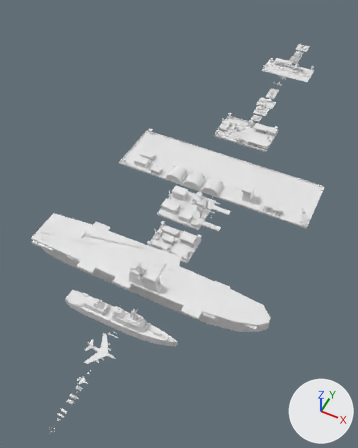
What one commit did to the Blender file models.blend.
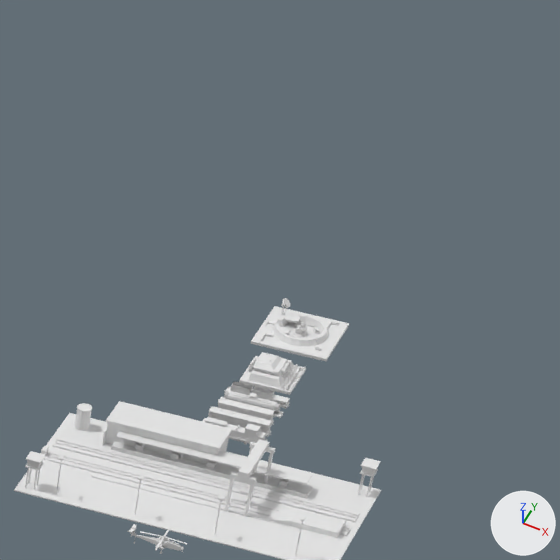
Each version is shown whole from a 50 mm lens placed at (208.0, -110.0, 546.0), pointed at (-32.0, 369.0, -53.0), then close up on the part from 72% to 95% of the width and 0% to 18% of the height. Lighting does not change. The marker at lower right points along +X, +Y and +Z. The older version's two pictures come first.

In view in the first close-up: '27_Rail_Yard', '29_Train_Coach', '31_Train_Tank_Wagon', '33_AT_Pillbox', '34_AA_Position' and 4 more.
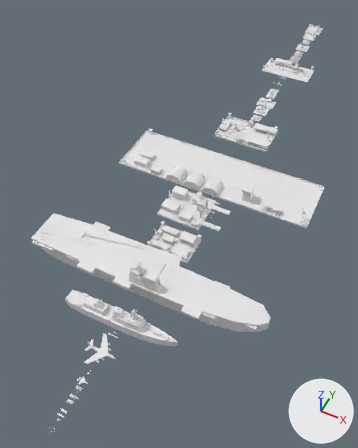
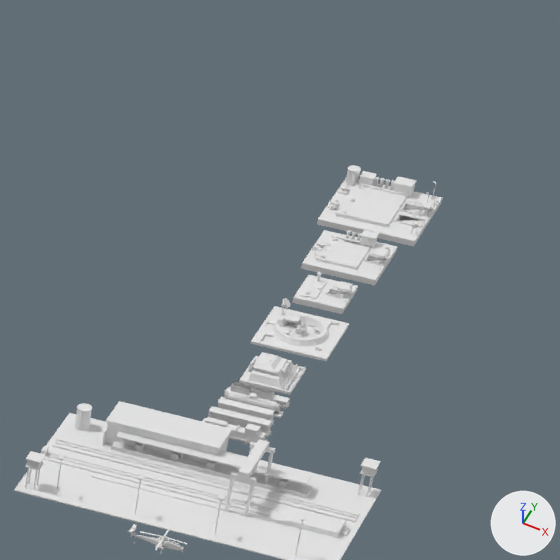
Where the change shows, as pixel boxes (x1, y1, x2, y2) in the close-ups (560 x 560 px):
```json
{"object": "37_Shelter_Large", "change": "added", "after": [317, 165, 442, 246], "faces in mat_mil_turf (white #e7e7e7)": [317, 178, 442, 246], "faces in mat_mil_concrete (white #e7e7e7)": [326, 171, 437, 235], "faces in mat_mil_steel_lt (white #e7e7e7)": [332, 170, 436, 234], "faces in mat_mil_gunmetal (white #e7e7e7)": [338, 165, 406, 221]}
{"object": "36_Shelter_Medium", "change": "added", "after": [301, 230, 397, 285], "faces in mat_mil_turf (white #e7e7e7)": [301, 230, 397, 285], "faces in mat_mil_concrete (white #e7e7e7)": [311, 230, 390, 270]}
{"object": "35_Shelter_Small", "change": "added", "after": [292, 272, 358, 314], "faces in mat_mil_turf (white #e7e7e7)": [292, 275, 358, 314], "faces in mat_mil_concrete (white #e7e7e7)": [305, 276, 352, 302]}
```

Scene script edits in JSON lines:
```json
{"op": "add", "block": "mat_mil_turf", "code": ["mat_mil_turf = principled_material('MIL_turf')", "mat_mil_turf.base_color = (0.8, 0.8, 0.8)  # white #e7e7e7"]}
{"op": "add", "block": "me_37_shelter_large", "code": ["me_37_shelter_large = bpy.data.meshes.new('37_Shelter_Large')", "me_37_shelter_large.from_pydata(...)  # 1952 vertices, 1984 faces; spans x -16.0..16.0, y -16.0..16.0, z 0.0..8.2", "me_37_shelter_large.materials.append(mat_mil_turf)  # white #e7e7e7", "me_37_shelter_large.materials.append(mat_mil_concrete)  # white #e7e7e7", "me_37_shelter_large.materials.append(mat_mil_steel_lt)  # white #e7e7e7", "me_37_shelter_large.materials.append(mat_mil_black)  # white #e7e7e7", "me_37_shelter_large.materials.append(mat_mil_gunmetal)  # white #e7e7e7", "me_37_shelter_large.materials.append(mat_mil_timber)  # white #e7e7e7", "me_37_shelter_large.materials.append(mat_mil_olive_dk)  # white #e7e7e7", "me_37_shelter_large.materials.append(mat_mil_white)  # white #e7e7e7", "me_37_shelter_large.materials.append(mat_mil_navy)  # white #e7e7e7"]}
{"op": "add", "block": "me_36_shelter_medium", "code": ["me_36_shelter_medium = bpy.data.meshes.new('36_Shelter_Medium')", "me_36_shelter_medium.from_pydata(...)  # 1284 vertices, 1298 faces; spans x -12.0..12.0, y -12.0..12.0, z 0.0..5.2", "# faces by material slot: [78, 484, 368, 96, 248, 12, 12]", "me_36_shelter_medium.materials.append(mat_mil_turf)  # white #e7e7e7", "me_36_shelter_medium.materials.append(mat_mil_concrete)  # white #e7e7e7", "me_36_shelter_medium.materials.append(mat_mil_steel_lt)  # white #e7e7e7", "me_36_shelter_medium.materials.append(mat_mil_black)  # white #e7e7e7", "me_36_shelter_medium.materials.append(mat_mil_gunmetal)  # white #e7e7e7", "me_36_shelter_medium.materials.append(mat_mil_white)  # white #e7e7e7", "me_36_shelter_medium.materials.append(mat_mil_navy)  # white #e7e7e7"]}
{"op": "add", "block": "me_35_shelter_small", "code": ["me_35_shelter_small = bpy.data.meshes.new('35_Shelter_Small')", "me_35_shelter_small.from_pydata(...)  # 636 vertices, 634 faces; spans x -8.0..8.0, y -8.0..8.0, z 0.0..5.0", "# faces by material slot: [42, 266, 184, 32, 98, 6, 6]", "me_35_shelter_small.materials.append(mat_mil_turf)  # white #e7e7e7", "me_35_shelter_small.materials.append(mat_mil_concrete)  # white #e7e7e7", "me_35_shelter_small.materials.append(mat_mil_steel_lt)  # white #e7e7e7", "me_35_shelter_small.materials.append(mat_mil_black)  # white #e7e7e7", "me_35_shelter_small.materials.append(mat_mil_gunmetal)  # white #e7e7e7", "me_35_shelter_small.materials.append(mat_mil_white)  # white #e7e7e7", "me_35_shelter_small.materials.append(mat_mil_navy)  # white #e7e7e7"]}
{"op": "add", "block": "ob_37_shelter_large", "code": ["ob_37_shelter_large = bpy.data.objects.new('37_Shelter_Large', me_37_shelter_large)", "ob_37_shelter_large.location = (0.0, 986.0, 0.0)"]}
{"op": "add", "block": "ob_36_shelter_medium", "code": ["ob_36_shelter_medium = bpy.data.objects.new('36_Shelter_Medium', me_36_shelter_medium)", "ob_36_shelter_medium.location = (0.0, 952.0, 0.0)"]}
{"op": "add", "block": "ob_35_shelter_small", "code": ["ob_35_shelter_small = bpy.data.objects.new('35_Shelter_Small', me_35_shelter_small)", "ob_35_shelter_small.location = (0.0, 926.0, 0.0)"]}
```
